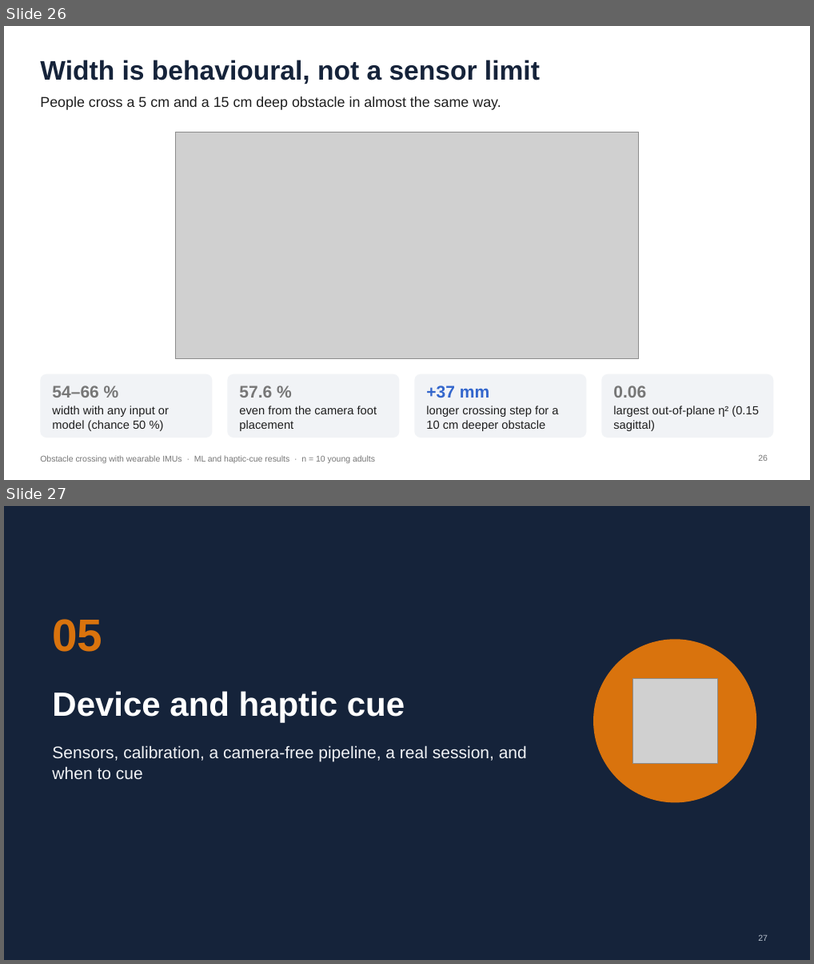
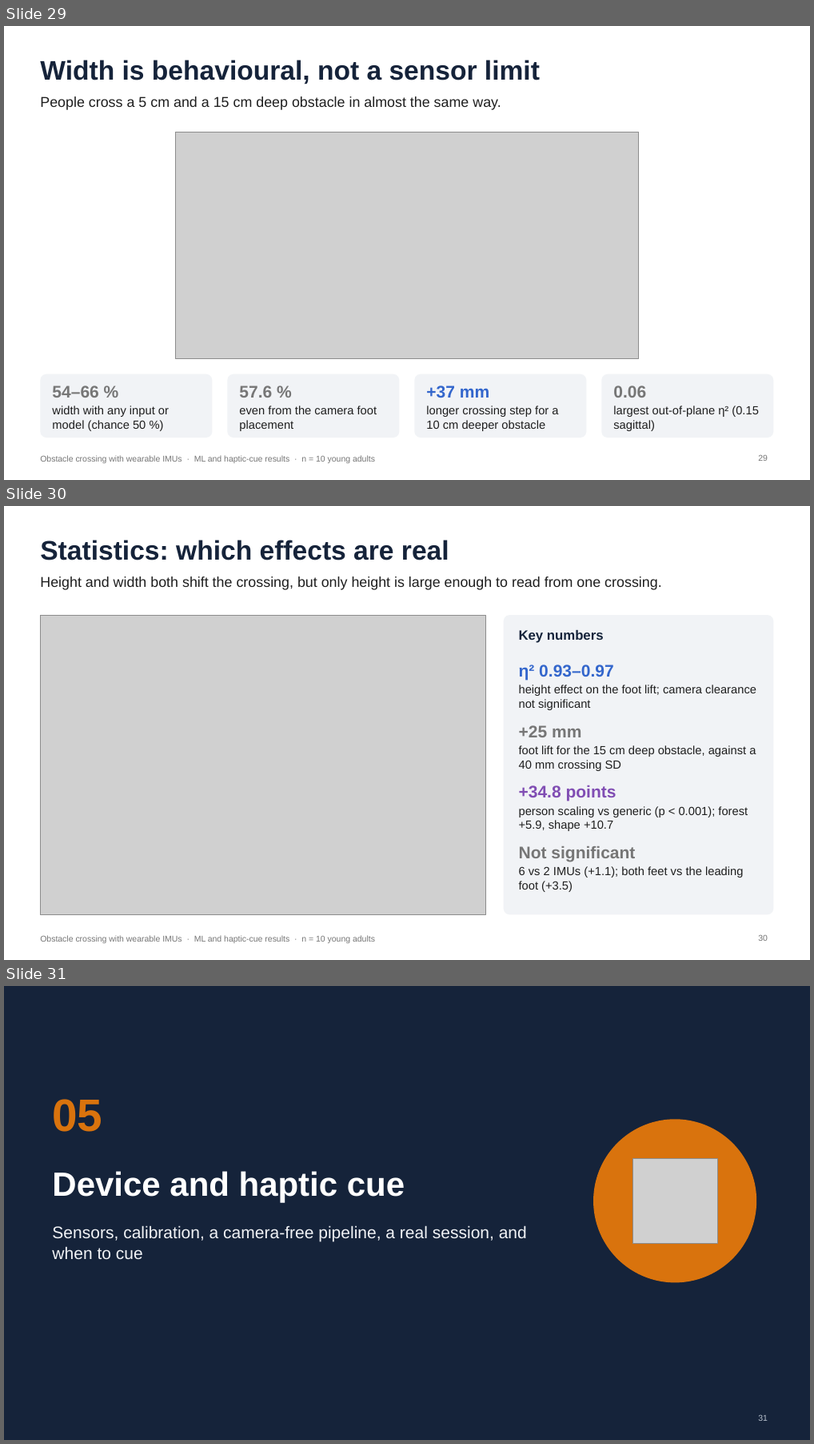
Before and after one commit to ehsansharafianm/imu-obstacle-crossing-analysis, a slide deck: Presentations/26-10-31-ml-haptic-results-101-110.pptx. Shown one above the other, each under a label of ours: slides 26 and 27 before the commit, slides 29, 30 and 31 after it. The pictures are 814x964 and 814x1444 pixels, drawn with LibreOffice and Linux fonts; fonts in the diff are those of the drawing; grey boxes stand for pictures. Boxes give left, top, right and bottom in pixels: in the first picture for what was removed or moved away, otherwise in the second. Text is boxed around its words. In the diff, an @@ line names an element or a change of style, - is before the commit and + after.

```diff
--- a/Presentations/26-10-31-ml-haptic-results-101-110.pptx
+++ b/Presentations/26-10-31-ml-haptic-results-101-110.pptx
@@ slide 30 added at (x1=4, y1=506, x2=810, y2=960), background #FFFFFF; not listed: 1 template element that a slide beside it also shows @@
@@ title added at (x1=40, y1=540, x2=450, y2=560), 32 pt, text #15233A, bold @@
+Statistics: which effects are real
@@ text added at (x1=40, y1=576, x2=662, y2=590), 17 pt, text #1E1E1E @@
+Height and width both shift the crossing, but only height is large enough to read from one crossing.
@@ picture added at (x1=40, y1=615, x2=486, y2=914) @@
@@ rounded rectangle added at (x1=504, y1=615, x2=774, y2=914), fill #F1F3F6 @@
@@ text added at (x1=519, y1=630, x2=604, y2=643), 16 pt, text #15233A, bold @@
+Key numbers
@@ text added at (x1=519, y1=664, x2=757, y2=710), 14 pt, text #1E1E1E @@
+η² 0.93–0.97
+height effect on the foot lift; camera clearance not significant
@@ text added at (x1=519, y1=725, x2=756, y2=771), 14 pt, text #1E1E1E @@
++25 mm
+foot lift for the 15 cm deep obstacle, against a 40 mm crossing SD
@@ text added at (x1=519, y1=785, x2=748, y2=831), 14 pt, text #1E1E1E @@
++34.8 points
+person scaling vs generic (p < 0.001); forest +5.9, shape +10.7
@@ text added at (x1=519, y1=846, x2=743, y2=892), 14 pt, text #1E1E1E @@
+Not significant
+6 vs 2 IMUs (+1.1); both feet vs the leading foot (+3.5)
@@ page number added at (x1=758, y1=935, x2=768, y2=940), 10 pt, text #767676 @@
+30
@@ what was slide 26 is now slide 29 @@
@@ what was slide 27 is now slide 31 @@
@@ page number at (x1=758, y1=1414, x2=768, y2=1420): text changed @@
-27
+31
```
Also in this commit, not shown: 5 slides changed, 4 other slides added, 54 other files.
